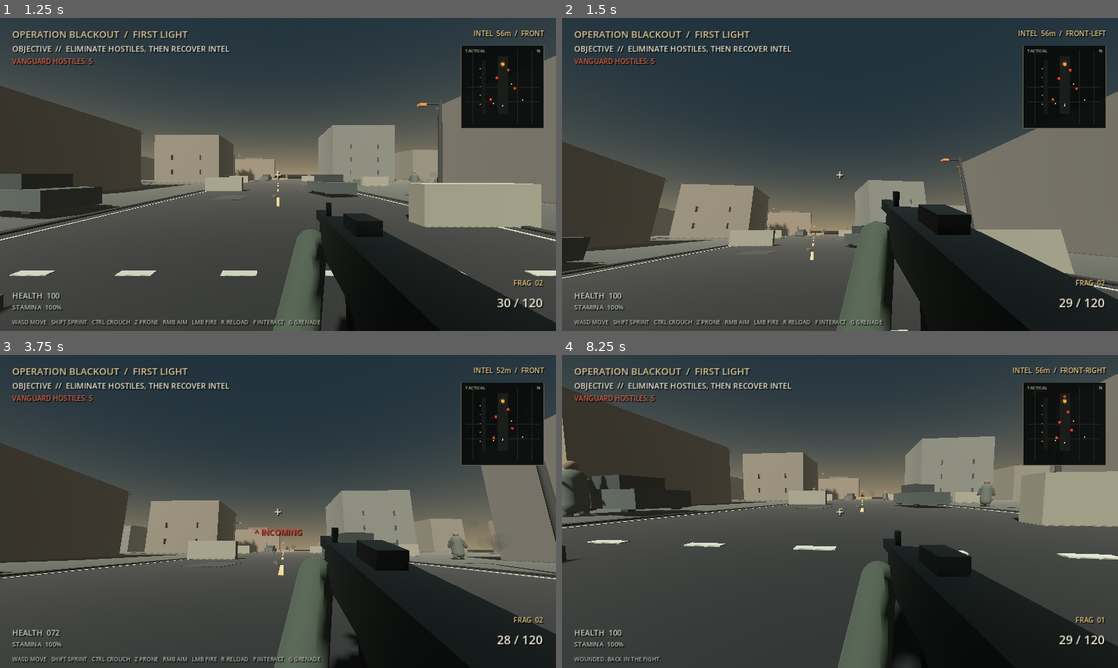
Above: before the commit, frames 1-4 (two rows, left to right).
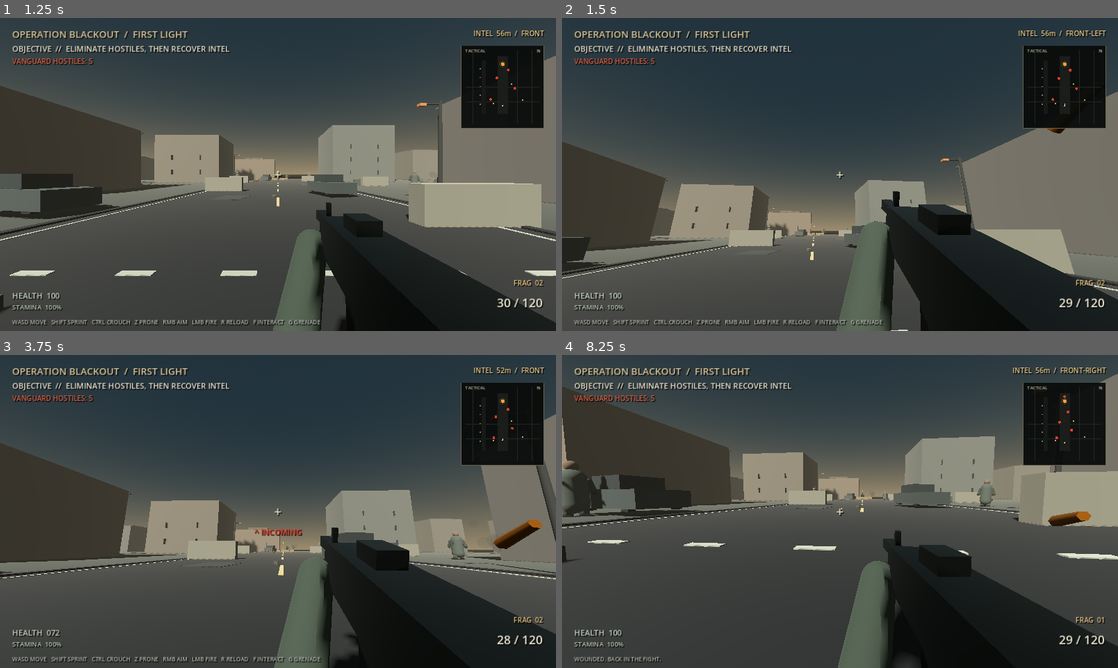
Above: after the commit, the same moments.

Repository: Liladizilla/operation-blackout
Game: Godot game, scene res://scenes/main.tscn
Same seed, same stepped clock (60 frames per second), same inputs: the game is played once before the commit and once after it.
Inputs (mouse positions are in pixels of both pictures, inside the frame that each line leads up to):
- Up to frame 1 (1.25 s): click "DEPLOY / BEGIN OPERATION" at 0.5 s
- Up to frame 2 (1.5 s): tap Enter at 1.25 s; move the mouse to (867, 174) at 1.27 s; hold W (move_forward) from 1.28 s (still down); tap Ctrl (crouch) at 1.35 s; click (867, 174) at 1.42 s
- Up to frame 3 (3.75 s): keep holding W (move_forward); tap Space (jump) at 1.52, 2.27 s; move the mouse to (250, 511) at 2.02 s; tap F (interact) at 2.1 s; move the mouse to (289, 505) at 2.77 s; tap Z (prone) at 2.85 s; move the mouse to (272, 517) at 3.52 s; tap Shift (sprint) at 3.6 s; click (272, 517) at 3.67 s
- Up to frame 4 (8.25 s): tap Space (jump) at 3.77, 4.52, 5.27, 6.77, 7.52 s; move the mouse to (878, 514) at 4.27 s; tap G (throw_grenade) at 4.35 s; tap R (reload) at 4.9 s; move the mouse to (795, 508) at 5.02 s; tap Enter at 5.1 s; move the mouse to (845, 511) at 5.77 s; tap Ctrl (crouch) at 5.85 s; click (845, 511) at 5.92 s; move the mouse to (817, 505) at 6.52 s; release W (move_forward) at 6.53 s; hold D (move_right) 6.53-7.28 s; tap F (interact) at 6.6 s; move the mouse to (867, 511) at 7.27 s; hold W (move_forward) from 7.28 s (still down); tap Z (prone) at 7.35 s; move the mouse to (812, 511) at 8.02 s; tap Shift (sprint) at 8.1 s; click (812, 511) at 8.17 s

Frame 1 is identical in both runs. In frame 2, less than 0.1% of the frame differs, in the area x 87-98%, y 21-37%; in frame 3, 0.4%, in the area x 88-98%, y 52-62%; in frame 4, 0.2%.

Commit message:
Eject a brass casing on each rifle shot

Diff:
--- a/scripts/player.gd
+++ b/scripts/player.gd
@@ -1,4 +1,6 @@
 extends CharacterBody3D
+
+const BRASS_CASING_SCRIPT = preload("res://scripts/brass_casing.gd")
 
 const WALK_SPEED := 4.5
 const SPRINT_SPEED := 7.5
@@ -381,6 +383,7 @@
     if is_instance_valid(active_scene) and active_scene.has_method("report_noise"):
         active_scene.report_noise(global_position, 58.0, "GUNSHOT", self)
     ammo -= 1
+    _spawn_brass_casing()
     fire_cooldown = 0.095
     recoil = 0.055 if ads else 0.09
     weapon_root.rotation.y = randf_range(-0.018, 0.018)
@@ -422,6 +425,19 @@
     if hud and hud.has_method("flash_muzzle"):
         hud.flash_muzzle()
 
+func _spawn_brass_casing() -> void:
+    var active_scene := get_tree().current_scene
+    if not is_instance_valid(active_scene):
+        return
+    var casing := Node3D.new()
+    casing.set_script(BRASS_CASING_SCRIPT)
+    active_scene.add_child(casing)
+    var right: Vector3 = camera.global_transform.basis.x
+    var forward: Vector3 = -camera.global_transform.basis.z
+    var origin := camera.global_position + right * 0.23 - camera.global_transform.basis.y * 0.12 + forward * 0.30
+    var ejection_velocity := right * randf_range(1.1, 1.8) + Vector3.UP * randf_range(1.2, 1.8) + forward * randf_range(-0.15, 0.35)
+    casing.call("configure", origin, ejection_velocity)
+
 func _impact_spark(pos: Vector3, normal: Vector3) -> void:
     var marker := MeshInstance3D.new()
     var mesh := SphereMesh.new()
